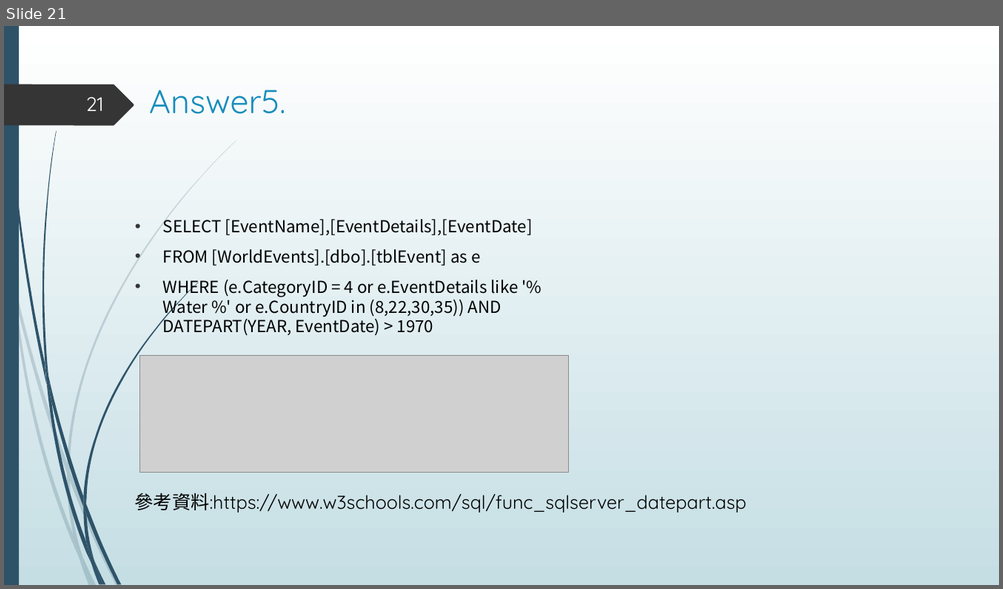
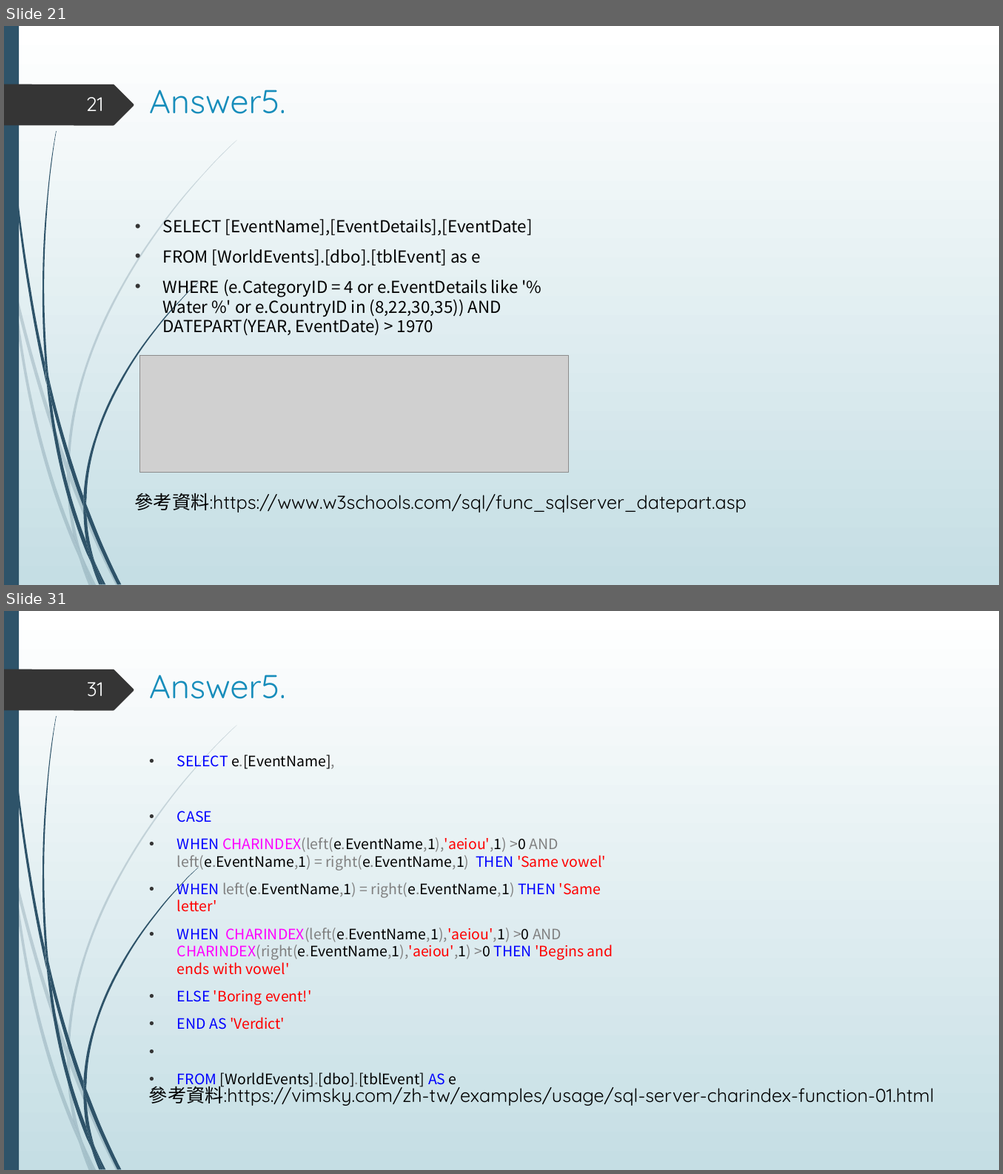
Before and after one commit to hsu0808/mssql-learning-2023-summer, a slide deck: sql answer.pptx. Shown one above the other, each under a label of ours: slide 21 before the commit, slides 21 and 31 after it; the slides between them are not shown. The pictures are 1003x589 and 1003x1174 pixels, drawn with LibreOffice and Linux fonts; fonts in the diff are those of the drawing; grey boxes stand for pictures. Boxes give left, top, right and bottom in pixels: in the first picture for what was removed or moved away, otherwise in the second. Text is boxed around its words. In the diff, an @@ line names an element or a change of style, - is before the commit and + after.

Commit message:
2023/08/04

```diff
--- a/sql answer.pptx
+++ b/sql answer.pptx
@@ slide 31 added at [4, 611, 999, 1170], background gradient #FFFFFF to #C5DEE5; not listed: 24 template elements that a slide beside it also shows @@
@@ title added at [149, 675, 285, 699], 32 pt, text #178DBB @@
+Answer5.
@@ page number added at [87, 682, 104, 697], 19 pt, text #FEFFFF @@
+31
@@ text added at [177, 755, 613, 1030], 13.9 pt, text #000000 @@
+• SELECT e.[EventName],
+• CASE
+• WHEN CHARINDEX(left(e.EventName,1),'aeiou',1) >0 AND left(e.EventName,1) = right(e.EventName,1) THEN 'Same vowel'
+• WHEN left(e.EventName,1) = right(e.EventName,1) THEN 'Same letter'
+• WHEN CHARINDEX(left(e.EventName,1),'aeiou',1) >0 AND CHARINDEX(right(e.EventName,1),'aeiou',1) >0 THEN 'Begins and ends with vowel'
+• ELSE 'Boring event!'
+• END AS 'Verdict'
+• FROM [WorldEvents].[dbo].[tblEvent] AS e
@@ text added at [149, 1084, 934, 1106], 18 pt, text #000000 @@
+參考資料:https://vimsky.com/zh-tw/examples/usage/sql-server-charindex-function-01.html
```
Also in this commit, not shown: 15 other slides added.
